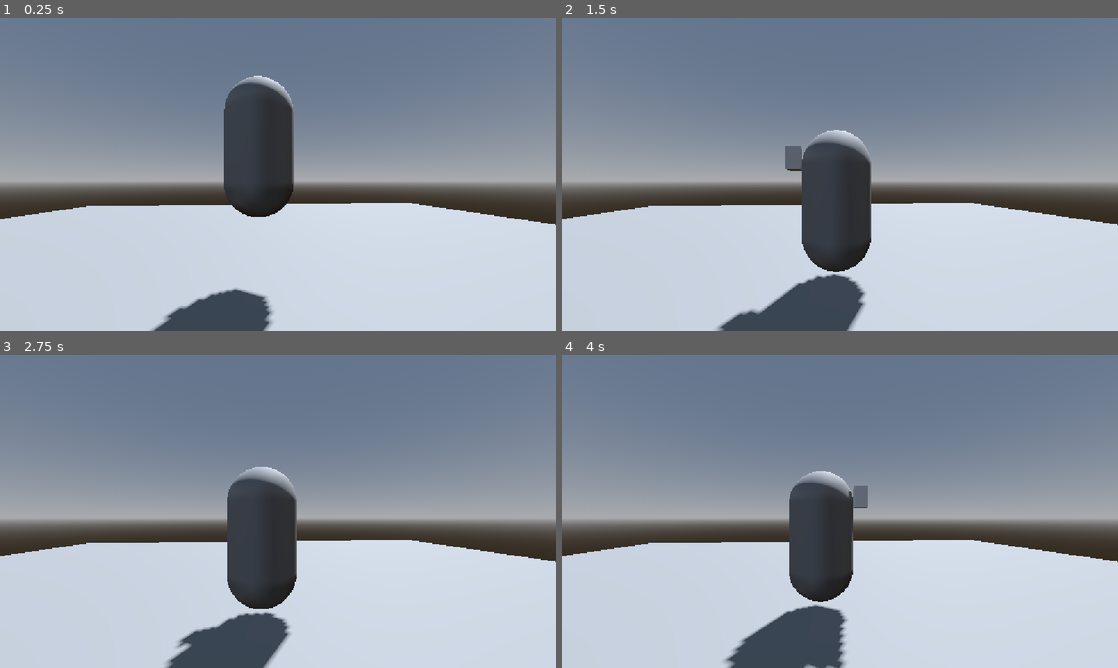
Above: before the commit, frames 1-4 (two rows, left to right).
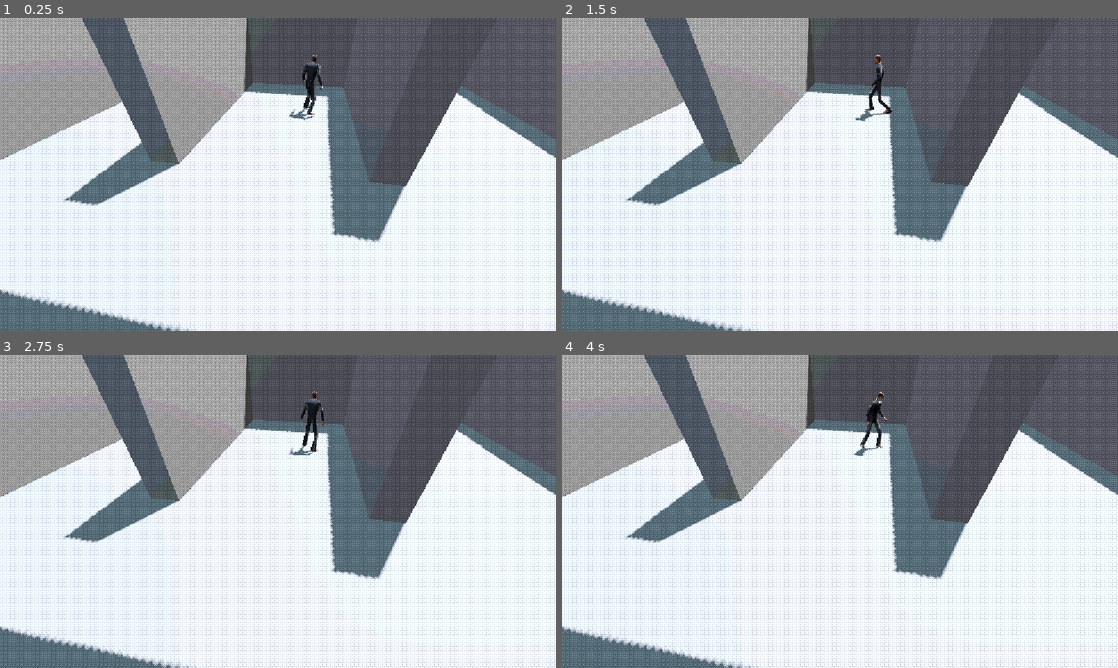
Above: after the commit, the same moments.

Repository: lorenscarano/PSX-Survival-Horror-Game-Godot-
Game: Godot game, scene res://prototyping.tscn
Two runs of this game, one before a commit and one after it. Both use one fixed random seed, a clock stepped at 60 frames per second and the inputs below.
Inputs (mouse positions are in pixels of both pictures, inside the frame that each line leads up to):
- Up to frame 1 (0.25 s): no input
- Up to frame 2 (1.5 s): tap Enter at 0.5 s; move the mouse to (962, 158) at 0.52 s; hold D (turn_right) 0.53-1.28 s; hold Shift (run) 0.53-1.28 s; tap Q (quick_turn) at 0.6 s; click (962, 158) at 0.67 s; move the mouse to (728, 190) at 1.27 s; hold S (move_backward) from 1.28 s (still down); tap Shift (run) at 1.35 s
- Up to frame 3 (2.75 s): tap Q (quick_turn) at 1.55, 2.1 s; move the mouse to (333, 442) at 2.02 s; release S (move_backward) at 2.03 s; hold D (turn_right) from 2.03 s (still down); hold Shift (run) from 2.03 s (still down)
- Up to frame 4 (4 s): move the mouse to (812, 574) at 2.77 s; release D (turn_right) at 2.78 s; release Shift (run) at 2.78 s; hold W (move_forward) 2.78-3.53 s; tap Shift (run) at 2.85 s; click (812, 574) at 2.92 s; tap Q (quick_turn) at 3.05 s; move the mouse to (1006, 558) at 3.52 s; hold A (turn_left) from 3.53 s (still down); hold Shift (run) from 3.53 s (still down); tap Alt at 3.6 s

The runs differ from the first frame. In frame 1, 88% of the frame differs, in the area x 0-100%, y 0-100%; in frame 2, 88%; in frame 3, 88%; in frame 4, 88%.

Commit message:
Added a temporal player model with animations, added fixed cameras, added a simply testing room, added a ps1 shader

Diff:
--- /dev/null
+++ b/PS1SHADER/psx_post.gdshader
@@ -0,0 +1,84 @@
+shader_type spatial;
+
+render_mode cull_disabled, unshaded;
+uniform sampler2D depth_texture : source_color, hint_depth_texture;
+uniform sampler2D screen_texture : source_color, hint_screen_texture, repeat_disable, filter_nearest;
+
+uniform bool enable_fog = true;
+uniform vec3 fog_color : source_color;
+uniform vec3 noise_color : source_color;
+uniform float fog_distance : hint_range(1, 6000) = 100;
+uniform float fog_fade_range : hint_range(1, 6000) = 50;
+uniform bool enable_noise = true;
+uniform float noise_time_fac : hint_range(0.1, 10) = 4;
+uniform bool enable_color_limitation = true;
+uniform int color_levels : hint_range(2, 256) = 32;
+uniform bool enable_dithering = true;
+uniform float dither_strength : hint_range(0.0, 1.0) = 0.3;
+
+float hashOld12(vec2 p){
+	return fract(sin(dot(p, vec2(12.9898, 78.233))) * 43758.5453 + (sin((TIME)) / noise_time_fac));
+}
+
+vec3 color_mix(vec3 a, vec3 b, float f){
+	f = clamp(abs(f), 0, 1);
+	float invf = 1.0 - f;
+	return (a * f) + (b * invf);
+}
+
+vec3 quantize_color(vec3 color, int levels) {
+	float quantizer = float(levels - 1);
+	return floor(color * quantizer + 0.5) / quantizer;
+}
+
+float dither(vec2 position, float brightness) {
+	int x = int(mod(position.x, 4.0));
+	int y = int(mod(position.y, 4.0));
+	int index = x + y * 4;
+	float dithering[16] = float[](
+		0.0, 0.5, 0.125, 0.625,
+		0.75, 0.25, 0.875, 0.375,
+		0.1875, 0.6875, 0.0625, 0.5625,
+		0.9375, 0.4375, 1.0, 0.8125
+	);
+	float threshold = dithering[index];
+	return brightness < threshold ? 0.0 : 1.0;
+}
+
+void vertex() {
+	POSITION = vec4(VERTEX.xy, 1.0, 1.0);
+}
+
+void fragment(){
+	vec3 screen_color = texture(screen_texture, SCREEN_UV).rgb;
+	vec2 screen_coords = SCREEN_UV * 2.0 - 1.0;
+	float depth = texture(depth_texture, SCREEN_UV).x;
+	vec3 ndc = vec3(screen_coords, depth);
+
+	vec4 view = INV_PROJECTION_MATRIX * vec4(ndc, 1.0);
+	view.xyz /= view.w;
+
+	float linear_depth = -view.z;
+
+	float depth_mask_inv = clamp((linear_depth - (fog_distance - fog_fade_range)) / fog_fade_range, 0.0, 1.0);
+
+	vec3 final_color = screen_color;
+
+	if (enable_noise){
+		vec3 twocolornoise = color_mix(fog_color, noise_color, hashOld12(screen_coords));
+		final_color = color_mix(twocolornoise, final_color, depth_mask_inv);
+	}
+	if (enable_fog){
+		final_color = color_mix(fog_color, final_color, depth_mask_inv);
+	}
+	if (enable_color_limitation){
+		final_color = quantize_color(final_color, color_levels);
+	}
+	if (enable_dithering){
+		float brightness = dot(final_color, vec3(0.3, 0.59, 0.11));
+		brightness += dither_strength * (dither(FRAGCOORD.xy, brightness) - 0.5);
+		final_color *= (1.0 + dither_strength * (dither(FRAGCOORD.xy, brightness) - 0.5));
+	}
+
+	ALBEDO = final_color;
+}
--- a/Player/player.gd
+++ b/Player/player.gd
@@ -4,14 +4,20 @@
 @export var turn_speed := 180.0
 ## Aca ponemos el tiempo que tarda en segundos para girar rapido.
 @export var quick_turn_speed := 0.25
-@export var walk_speed := 80.0
+@export var walk_speed := 120.0
 @export var run_speed := 280.0
 
 const  GRAVITY = -9.81
 
 enum State { IDLE, MOVING, TURNING }
 var state := State.IDLE
+@onready var anim: AnimationPlayer = $PSXModels/AnimationPlayer
 var is_quick_turning := false
+
+func _ready():
+	anim.playback_default_blend_time = 0.2
+	for nombre in ["Idle/mixamo_com", "Walking/mixamo_com", "Running/mixamo_com", "Walking Backwards/mixamo_com"]:
+		anim.get_animation(nombre).loop_mode = Animation.LOOP_LINEAR
 
 func update_state():
 	var moving_input = Input.is_action_pressed("move_forward") or Input.is_action_pressed("move_backward")
@@ -28,6 +34,17 @@
 		State.TURNING:
 			if not turning_input:
 				state = State.IDLE
+
+func update_animation():
+	if state == State.MOVING and not is_quick_turning:
+		if Input.is_action_pressed("move_backward"):
+			anim.play("Walking Backwards/mixamo_com")
+		elif Input.is_action_pressed("run"):
+			anim.play("Running/mixamo_com")
+		else:
+			anim.play("Walking/mixamo_com")
+	else:
+		anim.play("Idle/mixamo_com")
 
 func handle_turn(delta):
 	var turn_dir = Input.get_axis("turn_left", "turn_right")
@@ -69,6 +86,7 @@
 				else:
 					handle_walk(delta)
 
+	update_animation()
 	handle_gravity(delta)
 	move_and_slide()
 
--- /dev/null
+++ b/Player/re_camera.tscn
@@ -0,0 +1,38 @@
+[gd_scene format=3 uid="uid://bkm6fypr31ete"]
+
+[ext_resource type="Script" uid="uid://hmfunc8pw4bf" path="res://Scripts/re_camera.gd" id="1_8ymil"]
+[ext_resource type="Shader" uid="uid://b3dqn2xn0pdjq" path="res://PS1SHADER/psx_post.gdshader" id="2_mhd27"]
+
+[sub_resource type="ShaderMaterial" id="ShaderMaterial_kddjp"]
+render_priority = 0
+shader = ExtResource("2_mhd27")
+shader_parameter/enable_fog = true
+shader_parameter/fog_color = Color(0, 0, 0, 1)
+shader_parameter/noise_color = Color(0, 0, 0, 1)
+shader_parameter/fog_distance = 100.3200047177
+shader_parameter/fog_fade_range = 50.0
+shader_parameter/enable_noise = true
+shader_parameter/noise_time_fac = 0.10000000149012
+shader_parameter/enable_color_limitation = true
+shader_parameter/color_levels = 32
+shader_parameter/enable_dithering = true
+shader_parameter/dither_strength = 0.3
+
+[sub_resource type="QuadMesh" id="QuadMesh_u5bk5"]
+size = Vector2(2, 2)
+
+[node name="ReCamera" type="Camera3D" unique_id=734178932]
+transform = Transform3D(0.98874706, -0.096601516, 0.114224665, 0.04068412, 0.9084128, 0.41609004, -0.14395806, -0.4067607, 0.90212077, 0, 0, 0)
+script = ExtResource("1_8ymil")
+
+[node name="PostProceso" type="MeshInstance3D" parent="." unique_id=1209890462]
+transform = Transform3D(0.9958465, 7.450581e-09, 0.09104529, -0.0029189289, 0.9994859, 0.03192705, -0.09099848, -0.032060146, 0.99533486, -0.57658625, -1.1480587, 1.2903504)
+material_override = SubResource("ShaderMaterial_kddjp")
+extra_cull_margin = 16000.0
+mesh = SubResource("QuadMesh_u5bk5")
+
+[node name="Trigger" type="Area3D" parent="." unique_id=1968746075]
+collision_layer = 0
+collision_mask = 5
+
+[connection signal="body_entered" from="Trigger" to="." method="_on_trigger_body_entered"]
--- /dev/null
+++ b/Scripts/re_camera.gd
@@ -0,0 +1,13 @@
+class_name ReCamera extends Camera3D
+
+@export var follow_player := false
+var player: Player = null
+
+func _physics_process(delta: float) -> void:
+	if follow_player and player:
+		look_at(player.global_position)
+
+func _on_trigger_body_entered(body: Node3D) -> void:
+	if body is Player:
+		player = body
+		current = true
--- a/project.godot
+++ b/project.godot
@@ -57,6 +57,10 @@
 ]
 }
 
+[layer_names]
+
+3d_physics/layer_3="Camera Triggers"
+
 [physics]
 
 3d/physics_engine="Jolt Physics"
--- a/prototyping.tscn
+++ b/prototyping.tscn
@@ -1,6 +1,13 @@
 [gd_scene format=3 uid="uid://cybxxuaq8pve0"]
 
 [ext_resource type="Script" uid="uid://blxsq4c2h8j4a" path="res://Player/player.gd" id="1_v7tyh"]
+[ext_resource type="PackedScene" uid="uid://8jyoofdpoef5" path="res://FreeModels/psx-base-male-playstation-character-low-poly/source/PSXModels/PSXModels.fbx" id="2_pgtm1"]
+[ext_resource type="Texture2D" uid="uid://bfwoj61e0a43p" path="res://FreeModels/psx-base-male-playstation-character-low-poly/source/PSXModels/BodyTextures/BodyTexture (21).png" id="3_snyu1"]
+[ext_resource type="AnimationLibrary" uid="uid://du33f5tgxvgtu" path="res://FreeModels/psx-base-male-playstation-character-low-poly/Animations/Idle.fbx" id="4_snyu1"]
+[ext_resource type="AnimationLibrary" uid="uid://dsovtww12tpwh" path="res://FreeModels/psx-base-male-playstation-character-low-poly/Animations/Running.fbx" id="5_eratf"]
+[ext_resource type="AnimationLibrary" uid="uid://br2vai0qy1a78" path="res://FreeModels/psx-base-male-playstation-character-low-poly/Animations/Walking.fbx" id="6_626rt"]
+[ext_resource type="AnimationLibrary" uid="uid://dixxytss15yqm" path="res://FreeModels/psx-base-male-playstation-character-low-poly/Animations/Walking Backwards.fbx" id="7_o7f6j"]
+[ext_resource type="PackedScene" uid="uid://bkm6fypr31ete" path="res://Player/re_camera.tscn" id="8_eratf"]
 
 [sub_resource type="ProceduralSkyMaterial" id="ProceduralSkyMaterial_v7tyh"]
 sky_horizon_color = Color(0.66224277, 0.6717428, 0.6867428, 1)
@@ -12,24 +19,25 @@
 [sub_resource type="Environment" id="Environment_cxwu1"]
 background_mode = 2
 sky = SubResource("Sky_1yviv")
+tonemap_mode = 2
 glow_enabled = true
+
+[sub_resource type="CapsuleShape3D" id="CapsuleShape3D_kddjp"]
+height = 2.201662
+
+[sub_resource type="StandardMaterial3D" id="StandardMaterial3D_eratf"]
+albedo_texture = ExtResource("3_snyu1")
+
+[sub_resource type="BoxShape3D" id="BoxShape3D_0ru8o"]
 
 [sub_resource type="BoxMesh" id="BoxMesh_u5bk5"]
 size = Vector3(20, 0.3, 20)
 
 [sub_resource type="BoxShape3D" id="BoxShape3D_kddjp"]
-size = Vector3(20, 0.3, 20)
-
-[sub_resource type="CapsuleMesh" id="CapsuleMesh_u5bk5"]
-
-[sub_resource type="CapsuleShape3D" id="CapsuleShape3D_kddjp"]
-
-[sub_resource type="StandardMaterial3D" id="StandardMaterial3D_kh5iw"]
-vertex_color_use_as_albedo = true
-
-[sub_resource type="BoxMesh" id="BoxMesh_kddjp"]
-material = SubResource("StandardMaterial3D_kh5iw")
-size = Vector3(0.5, 0.3, 0.2)
+size = Vector3(20, 0.3, 17.699707)
+
+[sub_resource type="BoxShape3D" id="BoxShape3D_krpui"]
+size = Vector3(0.7763672, 1, 1)
 
 [node name="Node3D" type="Node3D" unique_id=2027984184]
 
@@ -37,32 +45,214 @@
 environment = SubResource("Environment_cxwu1")
 
 [node name="DirectionalLight3D" type="DirectionalLight3D" parent="." unique_id=1294570509]
-transform = Transform3D(-0.8660254, -0.43301278, 0.25, 0, 0.49999997, 0.86602545, -0.50000006, 0.75, -0.43301266, 0, 0, 0)
+transform = Transform3D(-0.8660254, -0.43301278, 0.25, 0, 0.49999997, 0.86602545, -0.50000006, 0.75, -0.43301266, 4.7063055, 1.9868226, 0)
+light_energy = 0.792
 shadow_enabled = true
-
-[node name="Suelo" type="StaticBody3D" parent="." unique_id=1666779182]
-
-[node name="MeshInstance3D" type="MeshInstance3D" parent="Suelo" unique_id=1428915742]
-transform = Transform3D(1, 0, 0, 0, 1, 0, 0, 0, 1, 0, -0.28619123, 0)
-mesh = SubResource("BoxMesh_u5bk5")
-
-[node name="CollisionShape3D" type="CollisionShape3D" parent="Suelo" unique_id=1440271499]
-shape = SubResource("BoxShape3D_kddjp")
 
 [node name="Player" type="CharacterBody3D" parent="." unique_id=1309790086]
 transform = Transform3D(-0.9999939, 0, 0.0034907667, 0, 1, 0, -0.0034907667, 0, -0.9999939, 0, 2.1845276, 0)
+collision_layer = 5
 script = ExtResource("1_v7tyh")
 
-[node name="MeshInstance3D" type="MeshInstance3D" parent="Player" unique_id=204207988]
-transform = Transform3D(1, 0, 0, 0, 1, 0, 0, 0, 1, 0, -0.07607031, 0)
-mesh = SubResource("CapsuleMesh_u5bk5")
-
 [node name="CollisionShape3D" type="CollisionShape3D" parent="Player" unique_id=16153800]
+transform = Transform3D(1, 0, 0, 0, 1, 0, 0, 0, 1, 0, -0.8494277, 0)
 shape = SubResource("CapsuleShape3D_kddjp")
 
-[node name="MeshInstance3D2" type="MeshInstance3D" parent="Player" unique_id=433131666]
-transform = Transform3D(1, 0, 0, 0, 1, 0, 0, 0, 1, 0, 0.5015794, 0.6079805)
-mesh = SubResource("BoxMesh_kddjp")
-
-[node name="Camera3D" type="Camera3D" parent="." unique_id=432278167]
-transform = Transform3D(0.99584675, -0.0029189277, -0.09099847, 0, 0.99948597, -0.03206018, 0.09104527, 0.031927027, 0.99533486, 0, 1.3398868, 2.9741688)
+[node name="PSXModels" parent="Player" unique_id=1772205019 instance=ExtResource("2_pgtm1")]
+transform = Transform3D(4, 0, 0, 0, 4, 0, 0, 0, 4, 0, 0, 0)
+
+[node name="Skeleton3D" parent="Player/PSXModels" index="0" unique_id=1864068320]
+transform = Transform3D(1, 0, 0, 0, 1, 0, 0, 0, 1, 0, -0.5769297, 0)
+bones/0/position = Vector3(1.2553064e-06, 0.36957532, 0.0050999136)
+bones/0/rotation = Quaternion(-1.7054134e-07, 1.0608278e-06, -3.3664153e-05, 1)
+bones/1/position = Vector3(4.814825e-35, 0.03561081, -0.00011963353)
+bones/1/rotation = Quaternion(-0.0016795585, -1.1173831e-06, 3.3662327e-05, 0.9999986)
+bones/2/position = Vector3(-9.315058e-36, 0.041546177, -1.5091929e-12)
+bones/2/rotation = Quaternion(-1.74622e-09, -2.4651903e-32, -4.814825e-35, 1)
+bones/3/position = Vector3(2.686078e-35, 0.047481347, -6.197069e-12)
+bones/3/rotation = Quaternion(-2.1684043e-19, 1.2325952e-32, 0, 1)
+bones/4/position = Vector3(9.0439964e-35, 0.053416517, 1.4203906e-10)
+bones/4/rotation = Quaternion(0.0016797314, 2.4651941e-32, 4.8148323e-35, 0.99999857)
+bones/5/rotation = Quaternion(0, 2.4651903e-32, 0, 1)
+bones/7/rotation = Quaternion(0.53061676, 0.4686659, -0.52606523, 0.47122544)
+bones/8/position = Vector3(9.7939296e-12, 0.041824114, 5.5306193e-10)
+bones/8/rotation = Quaternion(-0.058288492, 0.023605721, -0.0049932012, 0.9980082)
+bones/9/position = Vector3(8.378375e-11, 0.08391497, -1.6177983e-09)
+bones/9/rotation = Quaternion(3.4908123e-07, 0.00016573793, -1.6141712e-07, 1)
+bones/10/position = Vector3(2.717564e-11, 0.11590228, 7.7617474e-10)
+bones/10/rotation = Quaternion(-2.418742e-07, -0.0033344114, -4.2561442e-07, 0.99999446)
+bones/11/position = Vector3(3.78462e-11, 0.032353703, 1.1912449e-10)
+bones/11/rotation = Quaternion(6.416727e-08, -0.0022936463, -8.002099e-08, 0.99999744)
+bones/12/position = Vector3(-1.8616914e-12, 0.0073467568, -8.882423e-12)
+bones/12/rotation = Quaternion(0.050908938, -1.1799193e-07, -0.03457411, 0.99810475)
+bones/13/rotation = Quaternion(0.07380757, 0.008945924, 0.037236392, 0.996537)
+bones/15/rotation = Quaternion(0.5257418, -0.4713273, 0.5309195, 0.46858385)
+bones/16/position = Vector3(-1.0244665e-11, 0.041824114, 5.530174e-10)
+bones/16/rotation = Quaternion(-0.058406577, -0.011918898, -0.0033344207, 0.9982162)
+bones/17/position = Vector3(4.8672837e-12, 0.083890885, -3.6830927e-11)
+bones/17/rotation = Quaternion(-3.2084537e-07, -6.97611e-05, -3.4590306e-07, 1)
+bones/18/position = Vector3(-1.584052e-10, 0.11591297, -2.1436874e-09)
+bones/18/rotation = Quaternion(2.9057065e-07, 0.0019512732, -2.4079057e-07, 0.9999981)
+bones/19/position = Vector3(1.0988262e-10, 0.0342389, 1.7898688e-10)
+bones/19/rotation = Quaternion(4.4722677e-07, -0.002309772, 8.411008e-08, 0.9999974)
+bones/20/position = Vector3(7.2643905e-12, 0.007164428, 2.1020408e-11)
+bones/20/rotation = Quaternion(-0.05358004, -8.127646e-09, 0.04672994, 0.99746954)
+bones/21/rotation = Quaternion(-0.1729854, 0.017044436, -0.006977893, 0.9847522)
+bones/23/rotation = Quaternion(2.8178125e-05, -0.0060307076, 0.999972, -0.0044401325)
+bones/24/position = Vector3(1.651882e-10, 0.16195226, 3.7489877e-12)
+bones/24/rotation = Quaternion(-0.01963148, 0.00025496673, -0.009236738, 0.9997646)
+bones/25/position = Vector3(6.605069e-11, 0.14771427, 3.1406508e-10)
+bones/25/rotation = Quaternion(0.51381624, 0.073305175, -0.022293514, 0.854472)
+bones/26/position = Vector3(-1.0816209e-12, 0.07687297, 1.4441032e-10)
+bones/28/rotation = Quaternion(6.521266e-06, -0.003352154, 0.9999848, 0.0043726377)
+bones/29/position = Vector3(6.850001e-11, 0.16195147, -3.8997625e-13)
+bones/29/rotation = Quaternion(-0.026317215, -0.00027736908, 0.0092373025, 0.99961096)
+bones/30/position = Vector3(5.4040883e-11, 0.1477807, -2.0211047e-10)
+bones/30/rotation = Quaternion(0.5205466, -0.07140939, 0.022081211, 0.8505553)
+bones/31/position = Vector3(-3.739805e-11, 0.077877305, 1.0353621e-09)
+
+[node name="Body" parent="Player/PSXModels/Skeleton3D" index="0" unique_id=1479695549]
+material_override = SubResource("StandardMaterial3D_eratf")
+
+[node name="AnimationPlayer" parent="Player/PSXModels" index="1" unique_id=164006241]
+libraries/Idle = ExtResource("4_snyu1")
+libraries/Running = ExtResource("5_eratf")
+libraries/Walking = ExtResource("6_626rt")
+"libraries/Walking Backwards" = ExtResource("7_o7f6j")
+
+[node name="ReCamera" parent="." unique_id=734178932 instance=ExtResource("8_eratf")]
+transform = Transform3D(0.9887471, -0.096601516, 0.11422468, 0.0020923726, 0.77240705, 0.6351243, -0.1495819, -0.62773836, 0.7639174, 0, 3.7706578, 9.749409)
+
+[node name="CollisionShape3D" type="CollisionShape3D" parent="ReCamera/Trigger" parent_id_path=PackedInt32Array(734178932, 1968746075) index="0" unique_id=695397330]
+transform = Transform3D(6.705001, 0, 0, -5.9604645e-08, 3.4350004, 0, 0, 5.9604645e-07, 2, -0.7251326, 0.52766323, -3.6420097)
+shape = SubResource("BoxShape3D_0ru8o")
+debug_color = Color(0, 0.6, 0.69803923, 1)
+
+[node name="Node3D" type="Node3D" parent="." unique_id=1874173877]
+
+[node name="Suelo" type="StaticBody3D" parent="Node3D" unique_id=1666779182]
+
+[node name="MeshInstance3D" type="MeshInstance3D" parent="Node3D/Suelo" unique_id=1428915742]
+transform = Transform3D(1, 0, 0, 0, 1, 0, 0, 0, 1, 0, -0.28619123, 0)
+mesh = SubResource("BoxMesh_u5bk5")
+
+[node name="CollisionShape3D" type="CollisionShape3D" parent="Node3D/Suelo" unique_id=1440271499]
+shape = SubResource("BoxShape3D_kddjp")
+
+[node name="Pared" type="StaticBody3D" parent="Node3D" unique_id=305342992]
+transform = Transform3D(1, 0, 0, 0, 1, 0, 0, 0, 1, 0, 1.073539, 0)
+
+[node name="MeshInstance3D" type="MeshInstance3D" parent="Node3D/Pared" unique_id=1368966837]
+transform = Transform3D(-0.007853684, 0, -0.04999383, 0, 14, 0, 0.4999383, 0, -0.00078536844, -4.3426867, 0.76061153, 0)
+mesh = SubResource("BoxMesh_u5bk5")
+
+[node name="CollisionShape3D" type="CollisionShape3D" parent="Node3D/Pared" unique_id=1472104531]
+transform = Transform3D(-0.007853684, 0, -0.04999383, 0, 14, 0, 0.4999383, 0, -0.00078536844, -4.3426867, 1.0468025, 0)
+shape = SubResource("BoxShape3D_kddjp")
+
+[node name="Pared2" type="StaticBody3D" parent="Node3D" unique_id=562246570]
+transform = Transform3D(1, 0, 0, 0, 1, 0, 0, 0, 1, 6.8735676, 1.073539, 0)
+
+[node name="MeshInstance3D" type="MeshInstance3D" parent="Node3D/Pared2" unique_id=889863217]
+transform = Transform3D(-0.007853683, 0, -0.04999383, 0, 14, 0, 0.49993828, 0, -0.00078536844, -4.3426867, 0.76061153, 0)
+mesh = SubResource("BoxMesh_u5bk5")
+
+[node name="CollisionShape3D" type="CollisionShape3D" parent="Node3D/Pared2" unique_id=1997937145]
+transform = Transform3D(-0.007853683, 0, -0.04999383, 0, 14, 0, 0.49993828, 0, -0.00078536844, -4.3426867, 1.0468025, 0)
+shape = SubResource("BoxShape3D_kddjp")
+
+[node name="Pared3" type="StaticBody3D" parent="Node3D" unique_id=251755220]
+transform = Transform3D(-4.371139e-08, 0, 1, 0, 1, 0, -1, 0, -4.371139e-08, -1.2079945, 1.073539, -9.049382)
+
+[node name="MeshInstance3D" type="MeshInstance3D" parent="Node3D/Pared3" unique_id=323931895]
+transform = Transform3D(-0.0059688, 0, -0.04999383, 0, 14, 0, 0.37995312, 0, -0.00078536844, -4.4385357, 0.76061153, 0.35851556)
+mesh = SubResource("BoxMesh_u5bk5")
+
+[node name="CollisionShape3D" type="CollisionShape3D" parent="Node3D/Pared3" unique_id=1761548126]
+transform = Transform3D(-0.0059688, 0, -0.04999383, 0, 14, 0, 0.37995312, 0, -0.00078536844, -4.3426867, 1.0468025, 0.35851556)
+shape = SubResource("BoxShape3D_kddjp")
+
+[node name="Pared4" type="StaticBody3D" parent="Node3D" unique_id=766250165]
+transform = Transform3D(-4.371139e-08, 0, 1, 0, 1, 0, -1, 0, -4.371139e-08, -0.35012555, 1.073539, 5.1466475)
+
+[node name="MeshInstance3D" type="MeshInstance3D" parent="Node3D/Pared4" unique_id=1807780687]
+transform = Transform3D(-0.015707368, 0, -0.04999383, 0, 14, 0, 0.9998766, 0, -0.00078536844, -4.4385357, 0.76061153, 0.35851556)
+mesh = SubResource("BoxMesh_u5bk5")
+
+[node name="CollisionShape3D" type="CollisionShape3D" parent="Node3D/Pared4" unique_id=2087937505]
+transform = Transform3D(-0.015707368, 0, -0.04999383, 0, 14, 0, 0.9998766, 0, -0.00078536844, -4.3426867, 1.0468025, 0.35851556)
+shape = SubResource("BoxShape3D_kddjp")
+
+[node name="Pared5" type="StaticBody3D" parent="Node3D" unique_id=2129588281]
+transform = Transform3D(-4.371139e-08, 0, 1, 0, 1, 0, -1, 0, -4.371139e-08, -0.35012555, 1.073539, -14.261411)
+
+[node name="MeshInstance3D" type="MeshInstance3D" parent="Node3D/Pared5" unique_id=1331095295]
+transform = Transform3D(-0.015707368, 0, -0.04999383, 0, 14, 0, 0.9998766, 0, -0.00078536844, -4.856471, 0.76061153, 0.35851556)
+mesh = SubResource("BoxMesh_u5bk5")
+
+[node name="CollisionShape3D" type="CollisionShape3D" parent="Node3D/Pared5" unique_id=924766667]
+transform = Transform3D(-0.015707368, 0, -0.04999383, 0, 14, 0, 0.9998766, 0, -0.00078536844, -4.3426867, 1.0468025, 0.35851556)
+shape = SubResource("BoxShape3D_kddjp")
+
+[node name="Pared6" type="StaticBody3D" parent="Node3D" unique_id=61635994]
+transform = Transform3D(1, 0, 0, 0, 1, 0, 0, 0, 1, -5.3826804, 1.073539, -0.35682106)
+
+[node name="MeshInstance3D" type="MeshInstance3D" parent="Node3D/Pared6" unique_id=207867102]
+transform = Transform3D(-0.015707368, 0, -0.04999383, 0, 14, 0, 0.9998766, 0, -0.00078536844, -4.856471, 0.76061153, 0.35851556)
+mesh = SubResource("BoxMesh_u5bk5")
+
+[node name="CollisionShape3D" type="CollisionShape3D" parent="Node3D/Pared6" unique_id=1335013888]
+transform = Transform3D(-0.015707368, 0, -0.04999383, 0, 14, 0, 0.9998766, 0, -0.00078536844, -4.3426867, 1.0468025, 0.35851556)
+shape = SubResource("BoxShape3D_kddjp")
+
+[node name="Pared7" type="StaticBody3D" parent="Node3D" unique_id=390132222]
+transform = Transform3D(1, 0, 0, 0, 1, 0, 0, 0, 1, 14.87994, 1.073539, -0.35682106)
+
+[node name="MeshInstance3D" type="MeshInstance3D" parent="Node3D/Pared7" unique_id=1546315833]
+transform = Transform3D(-0.015707368, 0, -0.04999383, 0, 14, 0, 0.9998766, 0, -0.00078536844, -4.856471, 0.76061153, 0.35851556)
+mesh = SubResource("BoxMesh_u5bk5")
+
+[node name="CollisionShape3D" type="CollisionShape3D" parent="Node3D/Pared7" unique_id=133827609]
+transform = Transform3D(-0.015707368, 0, -0.04999383, 0, 14, 0, 0.9998766, 0, -0.00078536844, -4.3426867, 1.0468025, 0.35851556)
+shape = SubResource("BoxShape3D_kddjp")
+
+[node name="Pared8" type="StaticBody3D" parent="Node3D" unique_id=1684111169]
+transform = Transform3D(1, 0, 0, 0, 1, 0, 0, 0, 1, 11.213888, 1.073539, -0.35682106)
+
+[node name="MeshInstance3D" type="MeshInstance3D" parent="Node3D/Pared8" unique_id=1447565482]
+transform = Transform3D(-0.00078536844, 0, -0.04999383, 0, 3, 0, 0.04999383, 0, -0.00078536844, -4.856471, -0.72040033, -7.4237328)
+mesh = SubResource("BoxMesh_u5bk5")
+
+[node name="CollisionShape3D" type="CollisionShape3D" parent="Node3D/Pared8" unique_id=2081367929]
+transform = Transform3D(-0.00078536844, 0, -0.04999383, 0, 3, 0, 0.04999383, 0, -0.00078536844, -4.3426867, 1.0468025, 0.35851556)
+shape = SubResource("BoxShape3D_kddjp")
+
+[node name="ReCamera2" parent="." unique_id=474699132 instance=ExtResource("8_eratf")]
+transform = Transform3D(0.9077032, 0.2875029, -0.30564168, -0.0777861, 0.8310551, 0.5507236, 0.41233975, -0.47611892, 0.7767152, 4.946356, 3.5419035, 8.49909)
+far = 4007.85
+
+[node name="CollisionShape3D" type="CollisionShape3D" parent="ReCamera2/Trigger" parent_id_path=PackedInt32Array(474699132, 1968746075) index="0" unique_id=2106505841]
+transform = Transform3D(6.415, 3.267336e-07, -1.7928772e-06, -7.7486004e-07, 2.705, -1.797079e-07, 1.9073478e-06, 8.061533e-08, 6.03, 1.9741573, 0.62528825, -0.6647377)
+shape = SubResource("BoxShape3D_krpui")
+
+[node name="ReCamera3" parent="." unique_id=271864283 instance=ExtResource("8_eratf")]
+transform = Transform3D(0.15434076, -0.76549184, 0.62466085, -0.03237633, 0.62797844, 0.77755696, -0.9874871, -0.14023297, 0.072138846, 1.8468819, 4.99518, -6.891619)
+far = 4007.85
+
+[node name="CollisionShape3D" type="CollisionShape3D" parent="ReCamera3/Trigger" parent_id_path=PackedInt32Array(271864283, 1968746075) index="0" unique_id=1933255246]
+transform = Transform3D(6.415011, -3.2782555e-07, -1.9669533e-06, -9.536743e-07, 2.7050097, 1.2777746e-06, -1.7881393e-07, 1.2870878e-06, 6.030001, 0.61890507, -1.4691805, -2.7193208)
+shape = SubResource("BoxShape3D_krpui")
+
+[node name="ReCamera4" parent="." unique_id=227933402 instance=ExtResource("8_eratf")]
+transform = Transform3D(-0.7970228, -0.48564354, 0.35903352, -0.03237634, 0.6279785, 0.7775569, -0.60308087, 0.6081064, -0.5162365, -4.7398577, 4.99518, -4.280911)
+far = 4007.85
+
+[node name="CollisionShape3D" type="CollisionShape3D" parent="ReCamera4/Trigger" parent_id_path=PackedInt32Array(227933402, 1968746075) index="0" unique_id=1485263815]
+transform = Transform3D(6.4150105, -2.9802322e-07, -2.026558e-06, -7.1525574e-07, 2.7050095, 9.536743e-07, -3.5762787e-07, 1.2516975e-06, 6.0300007, 1.8524323, -0.71756554, -3.2749853)
+shape = SubResource("BoxShape3D_krpui")
+
+[editable path="Player/PSXModels"]
+[editable path="ReCamera"]
+[editable path="ReCamera2"]
+[editable path="ReCamera3"]
+[editable path="ReCamera4"]
Binary file added: FreeModels/psx-base-male-playstation-character-low-poly/Animations/Idle.fbx
Not shown, added: FreeModels/psx-base-male-playstation-character-low-poly/Animations/Idle.fbx.import
Binary file added: FreeModels/psx-base-male-playstation-character-low-poly/Animations/Running.fbx
Not shown, added: FreeModels/psx-base-male-playstation-character-low-poly/Animations/Running.fbx.import
Binary file added: FreeModels/psx-base-male-playstation-character-low-poly/Animations/Walking Backwards.fbx
Not shown, added: FreeModels/psx-base-male-playstation-character-low-poly/Animations/Walking Backwards.fbx.import
Binary file added: FreeModels/psx-base-male-playstation-character-low-poly/Animations/Walking.fbx
Not shown, added: FreeModels/psx-base-male-playstation-character-low-poly/Animations/Walking.fbx.import
Binary file added: FreeModels/psx-base-male-playstation-character-low-poly/source/PSXModels/BodyTextures/BodyTexture (1).png
Not shown, added: FreeModels/psx-base-male-playstation-character-low-poly/source/PSXModels/BodyTextures/BodyTexture (1).png.import
Binary file added: FreeModels/psx-base-male-playstation-character-low-poly/source/PSXModels/BodyTextures/BodyTexture (10).png
Not shown, added: FreeModels/psx-base-male-playstation-character-low-poly/source/PSXModels/BodyTextures/BodyTexture (10).png.import
(and 113 more such lines)
